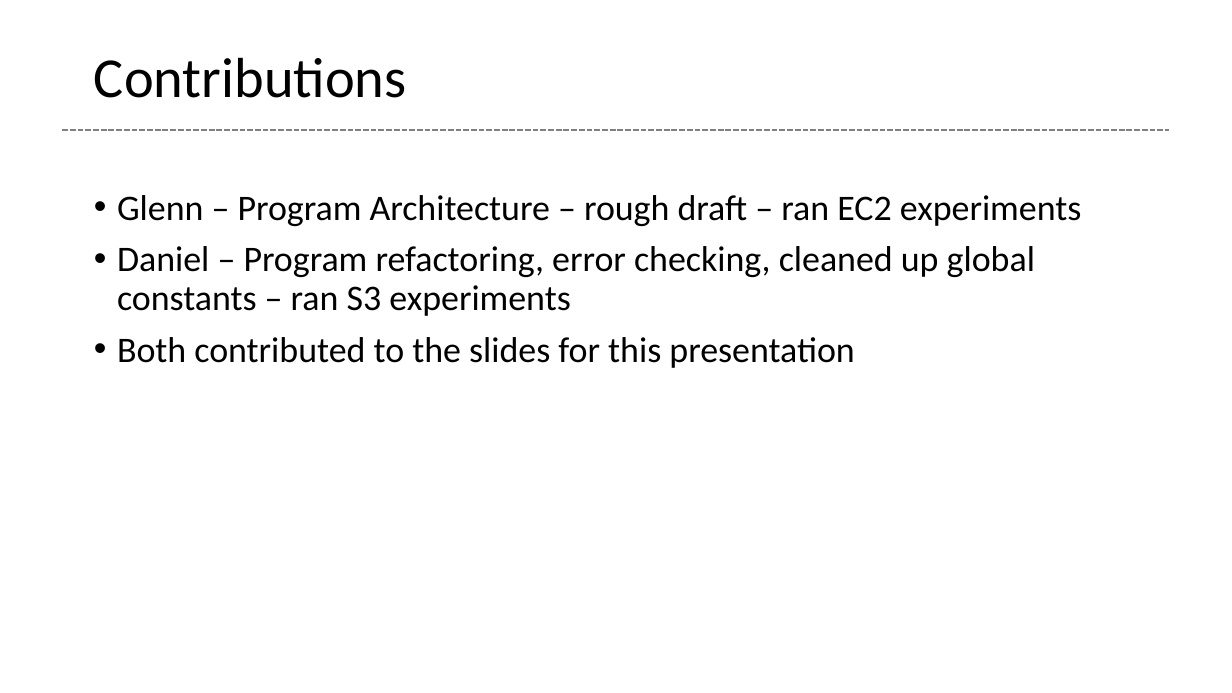
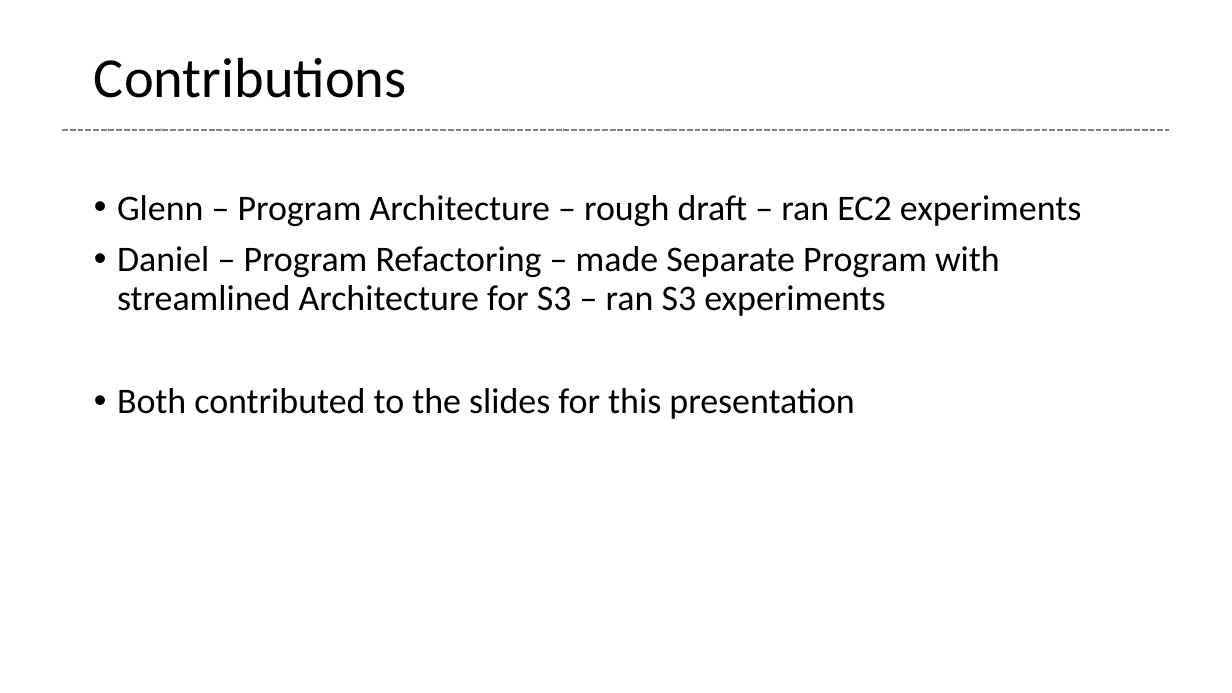
Before and after one commit to glenntu15/BuildVoterDatabase, a slide deck: slide 25 of Proj_presentation.pptx (slide 19 before the commit). Drawn at 1232x693 pixels with LibreOffice and Linux fonts; fonts in the diff are those of the drawing. Boxes give left, top, right and bottom in pixels: in the first picture for what was removed or moved away, otherwise in the second. Text is boxed around its words. In the diff, an @@ line names an element or a change of style, - is before the commit and + after.

```diff
--- a/Proj_presentation.pptx
+++ b/Proj_presentation.pptx
@@ text at (x1=117, y1=246, x2=1000, y2=316): text changed @@
-• Daniel – Program refactoring, error checking, cleaned up global constants – ran S3 experiments
+• Daniel – Program Refactoring – made Separate Program with streamlined Architecture for S3 – ran S3 experiments
```
Also in this commit, not shown: 5 other slides changed, 8 slides added, 2 slides removed.
